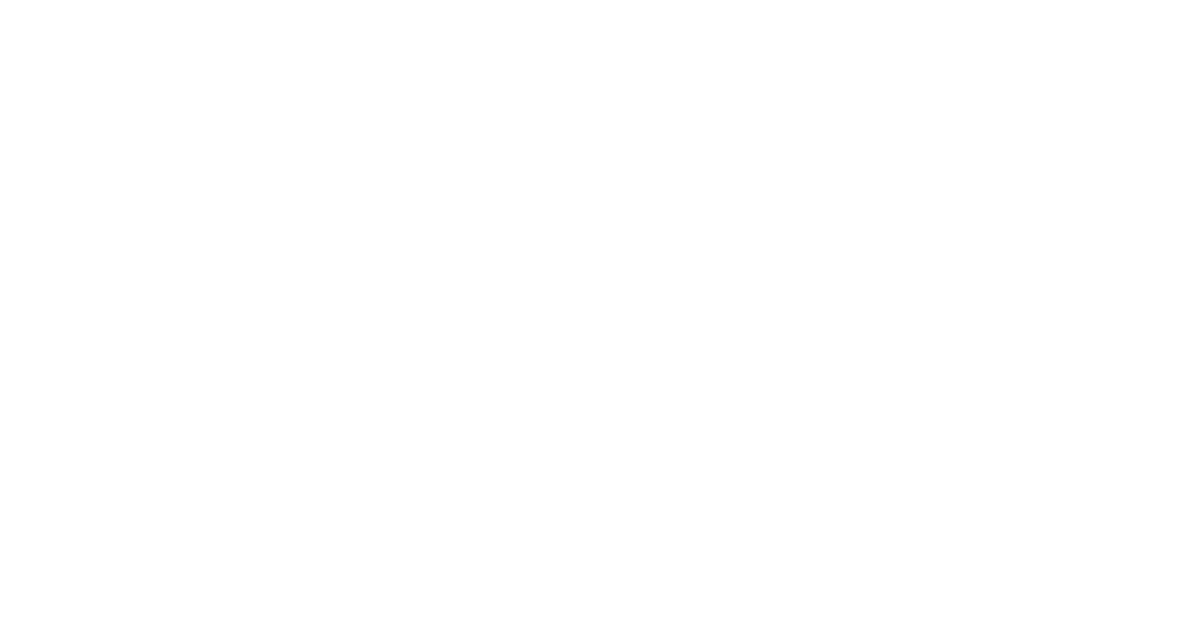
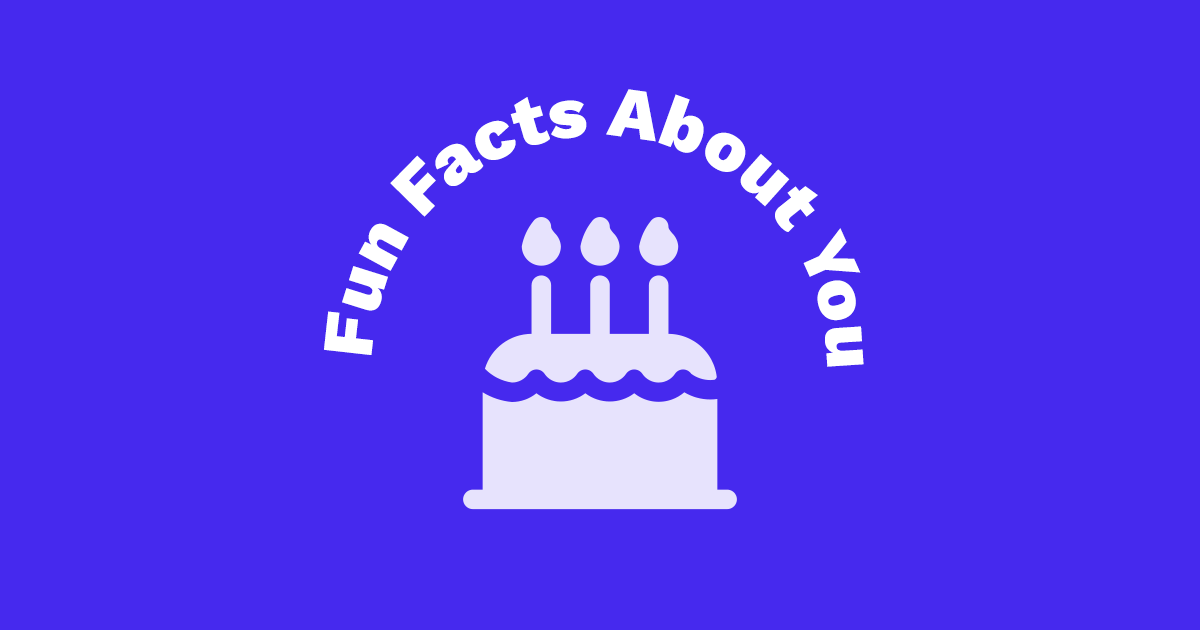
Layers edited between the first and the second w=1200, h=630 image:
added layer "Fun Facts About You" above "Shape 1" over [324, 89, 864, 367]
added layer "Shape 1" (87%) above "Color Fill 1" over [463, 217, 737, 510]
added layer "Color Fill 1" above "Layer 1" over [0, 0, 1200, 630]
